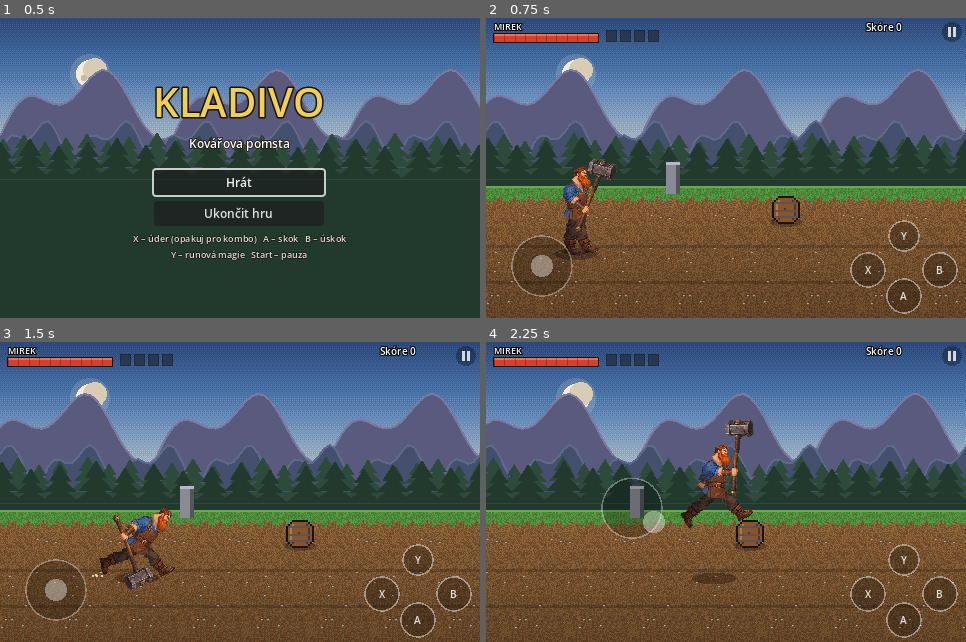
Above: before the commit, frames 1-4 (two rows, left to right).
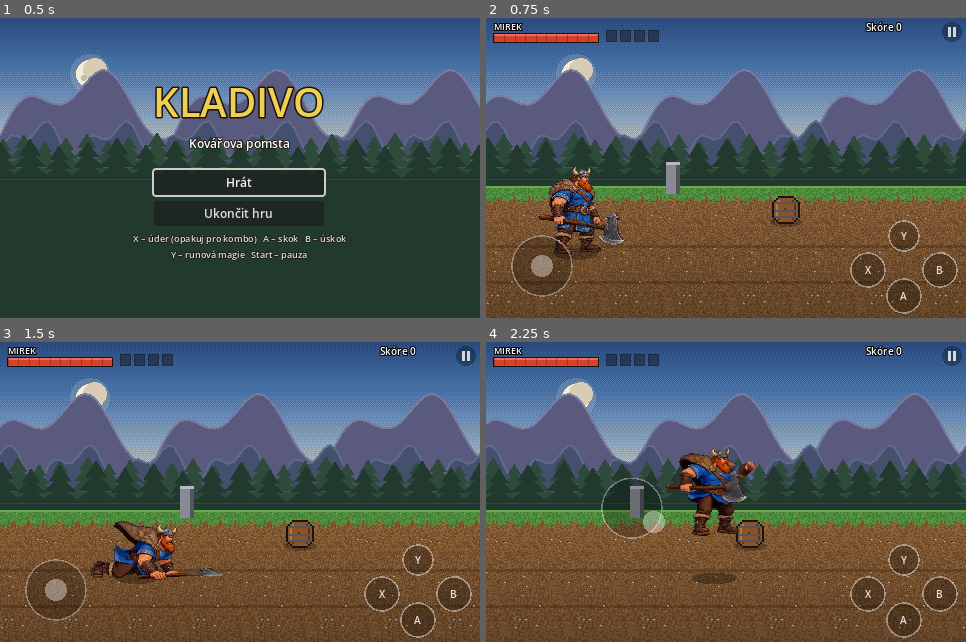
Above: after the commit, the same moments.

Repository: zarybjir/Golden_axe
Game: Godot game, scene res://scenes/main.tscn
Two runs of this game, one before a commit and one after it. Both use one fixed random seed, a clock stepped at 60 frames per second and the inputs below.
Inputs (mouse positions are in pixels of both pictures, inside the frame that each line leads up to):
- Up to frame 1 (0.5 s): no input
- Up to frame 2 (0.75 s): click "Hrát" at 0.5 s
- Up to frame 3 (1.5 s): tap Enter (ui_accept) at 1.25 s; move the mouse to (345, 477) at 1.27 s; hold Right (right) from 1.28 s (still down); tap L (dodge) at 1.35 s; click (345, 477) at 1.42 s
- Up to frame 4 (2.25 s): tap K (jump) at 1.52, 1.82 s; tap I (magic) at 1.55 s; release Right (right) at 2 s; drag from (630, 507) to (702, 552) at 2.02 s

Frame 1 is identical in both runs. In frame 2, 2.6% of the frame differs, in the area x 11-29%, y 47-79%; in frame 3, 2.6%; in frame 4, 3.3%, in the area x 37-57%, y 26-65%.

Commit message:
Hrdina s plynulými animacemi z videa (Scenario): klid, chůze, 3 údery, skok, magie
Snímky z videa bez pozadí (tools/video_to_frames.py, rembg), poskládané
do animací (tools/build_anims.py). Údery jsou časované tak, aby zásah ve
videu padl na aktivní snímky útoku. Druhý úder (otočka) zasahuje na obě strany.

Co-Authored-By: Claude Opus 5.5 <noreply@anthropic.com>
Claude-Session: https://claude.ai/code/session_015jCRZS7ASg3pqxo763VEwg

Diff:
--- a/scripts/fighter.gd
+++ b/scripts/fighter.gd
@@ -4,6 +4,7 @@
 
 const Poses := preload("res://scripts/poses.gd")
 const HeroRig := preload("res://scripts/hero_rig.gd")
+const HeroAnims := preload("res://scripts/hero_anims.gd")
 
 const GRAVITY := 1200.0
 const DT := 1.0 / 60.0
@@ -49,6 +50,9 @@
 var idle_pose := "idle"
 # Malovaná loutka (vysoké rozlišení) – když je vyplněná, kreslí se místo pixelových dílů.
 var rig_tex := {}
+# Snímkové animace z videa (název -> pole textur). Mají přednost před loutkou.
+var anim_tex := {}
+var anim_clock := 0.0
 
 
 func setup_parts(prefix: String, weapon: String, grip: Vector2) -> void:
@@ -64,6 +68,15 @@
 	return team == 1
 
 
+func setup_anims() -> void:
+	for n in HeroAnims.ANIMS:
+		var arr: Array = []
+		for path in HeroAnims.ANIMS[n]["frames"]:
+			arr.append(load(path))
+		anim_tex[n] = arr
+	texture_filter = CanvasItem.TEXTURE_FILTER_LINEAR
+
+
 func setup_rig() -> void:
 	for n in ["head", "torso", "uarm", "farm", "thigh", "shin", "hammer"]:
 		rig_tex[n] = load("res://art/hero/%s.png" % n)
@@ -93,6 +106,7 @@
 ## Fyzika společná pro všechny – volá se jednou za snímek ze stage.gd.
 func physics_step() -> void:
 	state_t += 1
+	anim_clock += DT
 	if invuln > 0:
 		invuln -= 1
 	if flash > 0:
@@ -229,6 +243,10 @@
 	var back := BACK * mod
 	back.a = 1.0
 
+	if not anim_tex.is_empty():
+		_draw_anim(mod)
+		_draw_extra()
+		return
 	if not rig_tex.is_empty():
 		_draw_rig(p, mod, back)
 		_draw_extra()
@@ -262,6 +280,65 @@
 
 func _draw_extra() -> void:
 	pass
+
+
+## Vybere animaci a snímek podle stavu: [název, snímek, náklon].
+func _anim_pick() -> Array:
+	match state:
+		S.WALK:
+			return ["walk", int(anim_clock * 14.0), 0.0]
+		S.ATTACK:
+			var nm := move_name if HeroAnims.ANIMS.has(move_name) else "atk1"
+			return [nm, _move_frame(nm), 0.0]
+		S.JUMP:
+			if move_name == "jatk":
+				return ["atk1", _move_frame("atk1"), 0.0]
+			var n: int = anim_tex["jump"].size()
+			var f := clampf(0.5 - vz / 880.0, 0.0, 1.0)
+			return ["jump", 1 + int(f * float(n - 3)), 0.0]
+		S.DODGE:
+			return ["dodge", mini(state_t / 6, 1), 0.0]
+		S.HURT:
+			return ["idle", 0, -0.18]
+		S.DOWN, S.DEAD:
+			return ["down", state_t / 10, 0.0]
+		S.GETUP:
+			return ["getup", state_t * 8 / 18, 0.0]
+		S.RIDE:
+			return ["walk", 0, 0.0]
+	return ["idle", int(anim_clock * 6.0), 0.0]
+
+
+## Snímek útoku tak, aby úder ve videu padl přesně na aktivní snímky útoku ve hře.
+func _move_frame(nm: String) -> int:
+	var a: Dictionary = HeroAnims.ANIMS[nm]
+	var n: int = anim_tex[nm].size()
+	var impact: int = a["impact"]
+	if impact < 0:
+		impact = n / 2
+	var h: Array = move["hit"]
+	var hit0 := maxf(float(h[0]), 1.0)
+	var ln := float(move["len"])
+	var t := float(state_t)
+	if t < hit0:
+		return int(t / hit0 * float(impact))
+	return mini(n - 1, impact + int((t - hit0) / maxf(ln - hit0, 1.0) * float(n - impact)))
+
+
+func _draw_anim(mod: Color) -> void:
+	var pick := _anim_pick()
+	var nm: String = pick[0]
+	var arr: Array = anim_tex[nm]
+	var a: Dictionary = HeroAnims.ANIMS[nm]
+	var i: int = pick[1]
+	if a["loop"]:
+		i = posmod(i, arr.size())
+	else:
+		i = clampi(i, 0, arr.size() - 1)
+	var off: Vector2 = a["offsets"][i]
+	draw_set_transform(Vector2.ZERO, float(pick[2]) * facing, Vector2(facing * HeroAnims.K, HeroAnims.K))
+	draw_texture(arr[i], off, mod)
+	draw_set_transform_matrix(Transform2D.IDENTITY)
 
 
 func _draw_rig(p: Dictionary, mod: Color, back: Color) -> void:
--- /dev/null
+++ b/scripts/hero_anims.gd
@@ -0,0 +1,37 @@
+extends RefCounted
+## VYGENEROVÁNO skriptem tools/build_anims.py – neupravovat ručně.
+## Animace hrdiny z videa: snímky, posun vůči chodidlům, rychlost a snímek úderu.
+
+const K := 0.2667  # logické pixely hry na 1 pixel textury
+const ANIMS := {
+	"idle": {"fps": 6.0, "loop": true, "impact": -1,
+		"frames": ["res://art/hero_anim/idle_00.webp", "res://art/hero_anim/idle_01.webp", "res://art/hero_anim/idle_02.webp", "res://art/hero_anim/idle_03.webp", "res://art/hero_anim/idle_04.webp", "res://art/hero_anim/idle_05.webp", "res://art/hero_anim/idle_06.webp", "res://art/hero_anim/idle_07.webp", "res://art/hero_anim/idle_08.webp", "res://art/hero_anim/idle_09.webp", "res://art/hero_anim/idle_10.webp", "res://art/hero_anim/idle_11.webp", "res://art/hero_anim/idle_12.webp", "res://art/hero_anim/idle_13.webp", "res://art/hero_anim/idle_14.webp", "res://art/hero_anim/idle_15.webp", "res://art/hero_anim/idle_16.webp", "res://art/hero_anim/idle_17.webp", "res://art/hero_anim/idle_18.webp", "res://art/hero_anim/idle_19.webp"],
+		"offsets": [Vector2(-138.5, -329.0), Vector2(-139.5, -329.0), Vector2(-139.5, -329.0), Vector2(-139.5, -329.0), Vector2(-139.5, -329.0), Vector2(-137.5, -330.0), Vector2(-135.5, -332.0), Vector2(-133.5, -334.0), Vector2(-132.5, -335.0), Vector2(-131.5, -335.0), Vector2(-130.5, -336.0), Vector2(-130.5, -337.0), Vector2(-130.5, -337.0), Vector2(-130.5, -337.0), Vector2(-130.5, -337.0), Vector2(-131.5, -335.0), Vector2(-134.5, -332.0), Vector2(-136.5, -331.0), Vector2(-138.5, -330.0), Vector2(-138.5, -330.0)]},
+	"walk": {"fps": 12.0, "loop": true, "impact": -1,
+		"frames": ["res://art/hero_anim/walk_00.webp", "res://art/hero_anim/walk_01.webp", "res://art/hero_anim/walk_02.webp", "res://art/hero_anim/walk_03.webp", "res://art/hero_anim/walk_04.webp", "res://art/hero_anim/walk_05.webp", "res://art/hero_anim/walk_06.webp", "res://art/hero_anim/walk_07.webp", "res://art/hero_anim/walk_08.webp", "res://art/hero_anim/walk_09.webp", "res://art/hero_anim/walk_10.webp", "res://art/hero_anim/walk_11.webp", "res://art/hero_anim/walk_12.webp", "res://art/hero_anim/walk_13.webp", "res://art/hero_anim/walk_14.webp", "res://art/hero_anim/walk_15.webp"],
+		"offsets": [Vector2(-142.5, -327.0), Vector2(-134.5, -327.0), Vector2(-119.5, -331.0), Vector2(-101.5, -334.0), Vector2(-90.5, -336.0), Vector2(-89.5, -336.0), Vector2(-89.5, -333.0), Vector2(-97.5, -330.0), Vector2(-105.5, -327.0), Vector2(-102.5, -327.0), Vector2(-90.5, -331.0), Vector2(-103.5, -334.0), Vector2(-123.5, -336.0), Vector2(-135.5, -335.0), Vector2(-144.5, -331.0), Vector2(-146.5, -328.0)]},
+	"atk1": {"fps": 12.0, "loop": false, "impact": 5,
+		"frames": ["res://art/hero_anim/atk1_00.webp", "res://art/hero_anim/atk1_01.webp", "res://art/hero_anim/atk1_02.webp", "res://art/hero_anim/atk1_03.webp", "res://art/hero_anim/atk1_04.webp", "res://art/hero_anim/atk1_05.webp", "res://art/hero_anim/atk1_06.webp", "res://art/hero_anim/atk1_07.webp", "res://art/hero_anim/atk1_08.webp"],
+		"offsets": [Vector2(-127.5, -329.0), Vector2(-97.5, -328.0), Vector2(-88.5, -325.0), Vector2(-87.5, -345.0), Vector2(-101.5, -345.0), Vector2(-118.5, -316.0), Vector2(-118.5, -316.0), Vector2(-101.5, -345.0), Vector2(-97.5, -328.0)]},
+	"atk2": {"fps": 12.0, "loop": false, "impact": 1,
+		"frames": ["res://art/hero_anim/atk2_00.webp", "res://art/hero_anim/atk2_01.webp", "res://art/hero_anim/atk2_02.webp", "res://art/hero_anim/atk2_03.webp", "res://art/hero_anim/atk2_04.webp", "res://art/hero_anim/atk2_05.webp", "res://art/hero_anim/atk2_06.webp", "res://art/hero_anim/atk2_07.webp"],
+		"offsets": [Vector2(-118.5, -316.0), Vector2(-276.5, -313.0), Vector2(-276.5, -311.0), Vector2(-276.5, -311.0), Vector2(-276.5, -310.0), Vector2(-276.5, -310.0), Vector2(-269.5, -324.0), Vector2(-108.5, -345.0)]},
+	"atk3": {"fps": 12.0, "loop": false, "impact": 10,
+		"frames": ["res://art/hero_anim/atk3_00.webp", "res://art/hero_anim/atk3_01.webp", "res://art/hero_anim/atk3_02.webp", "res://art/hero_anim/atk3_03.webp", "res://art/hero_anim/atk3_04.webp", "res://art/hero_anim/atk3_05.webp", "res://art/hero_anim/atk3_06.webp", "res://art/hero_anim/atk3_07.webp", "res://art/hero_anim/atk3_08.webp", "res://art/hero_anim/atk3_09.webp", "res://art/hero_anim/atk3_10.webp", "res://art/hero_anim/atk3_11.webp", "res://art/hero_anim/atk3_12.webp", "res://art/hero_anim/atk3_13.webp", "res://art/hero_anim/atk3_14.webp", "res://art/hero_anim/atk3_15.webp", "res://art/hero_anim/atk3_16.webp", "res://art/hero_anim/atk3_17.webp", "res://art/hero_anim/atk3_18.webp", "res://art/hero_anim/atk3_19.webp", "res://art/hero_anim/atk3_20.webp", "res://art/hero_anim/atk3_21.webp", "res://art/hero_anim/atk3_22.webp", "res://art/hero_anim/atk3_23.webp", "res://art/hero_anim/atk3_24.webp", "res://art/hero_anim/atk3_25.webp"],
+		"offsets": [Vector2(-108.5, -345.0), Vector2(-111.5, -345.0), Vector2(-251.5, -345.0), Vector2(-264.5, -345.0), Vector2(-259.5, -345.0), Vector2(-256.5, -345.0), Vector2(-255.5, -345.0), Vector2(-248.5, -345.0), Vector2(-158.5, -345.0), Vector2(-161.5, -345.0), Vector2(-174.5, -215.0), Vector2(-173.5, -201.0), Vector2(-173.5, -182.0), Vector2(-173.5, -181.0), Vector2(-173.5, -183.0), Vector2(-173.5, -187.0), Vector2(-173.5, -191.0), Vector2(-173.5, -202.0), Vector2(-173.5, -205.0), Vector2(-156.5, -210.0), Vector2(-128.5, -214.0), Vector2(-89.5, -221.0), Vector2(-88.5, -217.0), Vector2(-87.5, -220.0), Vector2(-88.5, -240.0), Vector2(-131.5, -306.0)]},
+	"jump": {"fps": 12.0, "loop": false, "impact": -1,
+		"frames": ["res://art/hero_anim/jump_00.webp", "res://art/hero_anim/jump_01.webp", "res://art/hero_anim/jump_02.webp", "res://art/hero_anim/jump_03.webp", "res://art/hero_anim/jump_04.webp", "res://art/hero_anim/jump_05.webp", "res://art/hero_anim/jump_06.webp", "res://art/hero_anim/jump_07.webp"],
+		"offsets": [Vector2(-166.5, -344.0), Vector2(-182.5, -290.0), Vector2(-187.5, -346.0), Vector2(-188.5, -346.0), Vector2(-188.5, -346.0), Vector2(-180.5, -332.0), Vector2(-162.5, -297.0), Vector2(-149.5, -285.0)]},
+	"magic": {"fps": 12.0, "loop": false, "impact": 8,
+		"frames": ["res://art/hero_anim/magic_00.webp", "res://art/hero_anim/magic_01.webp", "res://art/hero_anim/magic_02.webp", "res://art/hero_anim/magic_03.webp", "res://art/hero_anim/magic_04.webp", "res://art/hero_anim/magic_05.webp", "res://art/hero_anim/magic_06.webp", "res://art/hero_anim/magic_07.webp", "res://art/hero_anim/magic_08.webp", "res://art/hero_anim/magic_09.webp", "res://art/hero_anim/magic_10.webp", "res://art/hero_anim/magic_11.webp", "res://art/hero_anim/magic_12.webp", "res://art/hero_anim/magic_13.webp", "res://art/hero_anim/magic_14.webp"],
+		"offsets": [Vector2(-124.5, -316.0), Vector2(-127.5, -328.0), Vector2(-133.5, -332.0), Vector2(-139.5, -331.0), Vector2(-147.5, -327.0), Vector2(-151.5, -327.0), Vector2(-151.5, -330.0), Vector2(-147.5, -337.0), Vector2(-144.5, -342.0), Vector2(-143.5, -345.0), Vector2(-143.5, -345.0), Vector2(-144.5, -343.0), Vector2(-145.5, -342.0), Vector2(-146.5, -340.0), Vector2(-147.5, -339.0)]},
+	"getup": {"fps": 12.0, "loop": false, "impact": -1,
+		"frames": ["res://art/hero_anim/getup_00.webp", "res://art/hero_anim/getup_01.webp", "res://art/hero_anim/getup_02.webp", "res://art/hero_anim/getup_03.webp", "res://art/hero_anim/getup_04.webp", "res://art/hero_anim/getup_05.webp", "res://art/hero_anim/getup_06.webp", "res://art/hero_anim/getup_07.webp"],
+		"offsets": [Vector2(-173.5, -205.0), Vector2(-156.5, -210.0), Vector2(-128.5, -214.0), Vector2(-89.5, -221.0), Vector2(-88.5, -217.0), Vector2(-87.5, -220.0), Vector2(-88.5, -240.0), Vector2(-131.5, -306.0)]},
+	"down": {"fps": 6.0, "loop": true, "impact": -1,
+		"frames": ["res://art/hero_anim/down_00.webp", "res://art/hero_anim/down_01.webp", "res://art/hero_anim/down_02.webp"],
+		"offsets": [Vector2(-173.5, -182.0), Vector2(-173.5, -181.0), Vector2(-173.5, -183.0)]},
+	"dodge": {"fps": 12.0, "loop": false, "impact": -1,
+		"frames": ["res://art/hero_anim/dodge_00.webp", "res://art/hero_anim/dodge_01.webp"],
+		"offsets": [Vector2(-161.5, -345.0), Vector2(-174.5, -215.0)]},
+}
--- a/scripts/player.gd
+++ b/scripts/player.gd
@@ -20,7 +20,7 @@
 	max_hp = 100
 	hp = max_hp
 	setup_parts("hero", "hammer", Vector2(5.5, 12.0))
-	setup_rig()
+	setup_anims()
 
 
 func read_input() -> void:
--- a/scripts/poses.gd
+++ b/scripts/poses.gd
@@ -37,7 +37,7 @@
 const MOVES := {
 	"atk1": {"len": 18, "hit": [5, 7], "cancel": 8, "dmg": 6, "reach": 34, "push": 40, "knock": false, "next": "atk2",
 		"keys": [[0, "idle"], [3, "a1_wind"], [5, "a1_hit"], [12, "a1_hit"], [18, "idle"]]},
-	"atk2": {"len": 20, "hit": [6, 8], "cancel": 9, "dmg": 8, "reach": 36, "push": 50, "knock": false, "next": "atk3",
+	"atk2": {"len": 22, "hit": [5, 11], "cancel": 12, "both": true, "dmg": 8, "reach": 36, "push": 50, "knock": false, "next": "atk3",
 		"keys": [[0, "a1_hit"], [4, "a2_wind"], [6, "a2_hit"], [14, "a2_hit"], [20, "idle"]]},
 	"atk3": {"len": 30, "hit": [10, 12], "cancel": 20, "dmg": 14, "reach": 40, "push": 0, "knock": true, "next": "",
 		"keys": [[0, "a2_hit"], [7, "a3_wind"], [10, "a3_hit"], [22, "a3_hit"], [30, "idle"]]},
--- a/scripts/stage.gd
+++ b/scripts/stage.gd
@@ -280,6 +280,8 @@
 				targets.append(pr)
 	for f in targets:
 		var dx: float = (f.pos.x - att.pos.x) * att.facing
+		if mv.get("both", false):
+			dx = absf(dx)
 		var dy: float = absf(f.pos.y - att.pos.y)
 		var width: float = f.hit_w * f.body_scale
 		if dx >= -6.0 - width * 0.5 and dx <= reach + width and dy <= 14.0 + f.hit_depth and absf(f.z - att.z) < 70.0:
Binary file added: art/hero_anim/atk1_00.webp
Not shown, added: art/hero_anim/atk1_00.webp.import
Binary file added: art/hero_anim/atk1_01.webp
Not shown, added: art/hero_anim/atk1_01.webp.import
Binary file added: art/hero_anim/atk1_02.webp
Not shown, added: art/hero_anim/atk1_02.webp.import
Binary file added: art/hero_anim/atk1_03.webp
Not shown, added: art/hero_anim/atk1_03.webp.import
Binary file added: art/hero_anim/atk1_04.webp
Not shown, added: art/hero_anim/atk1_04.webp.import
Binary file added: art/hero_anim/atk1_05.webp
Not shown, added: art/hero_anim/atk1_05.webp.import
(and 220 more such lines)
